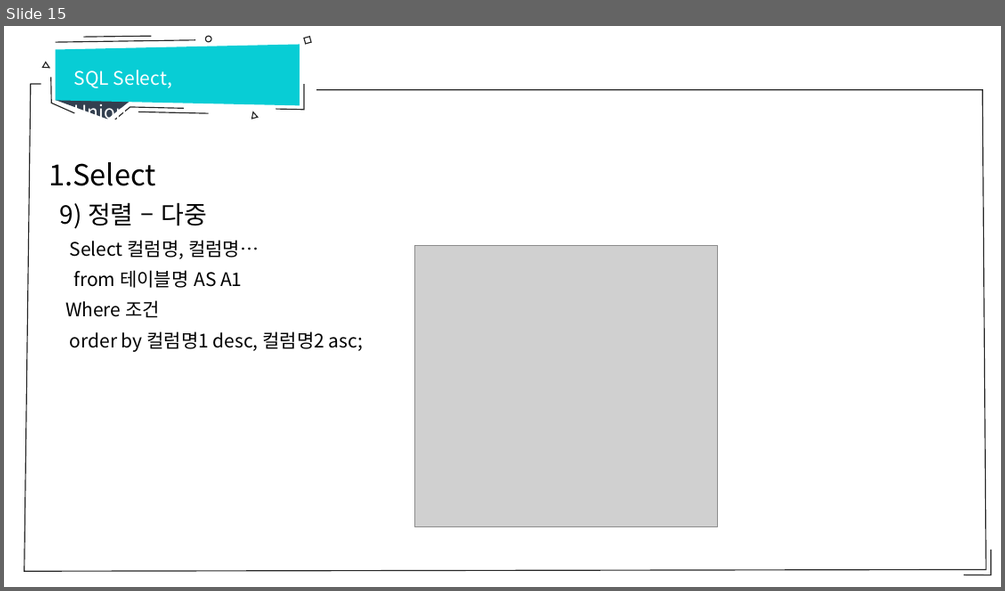
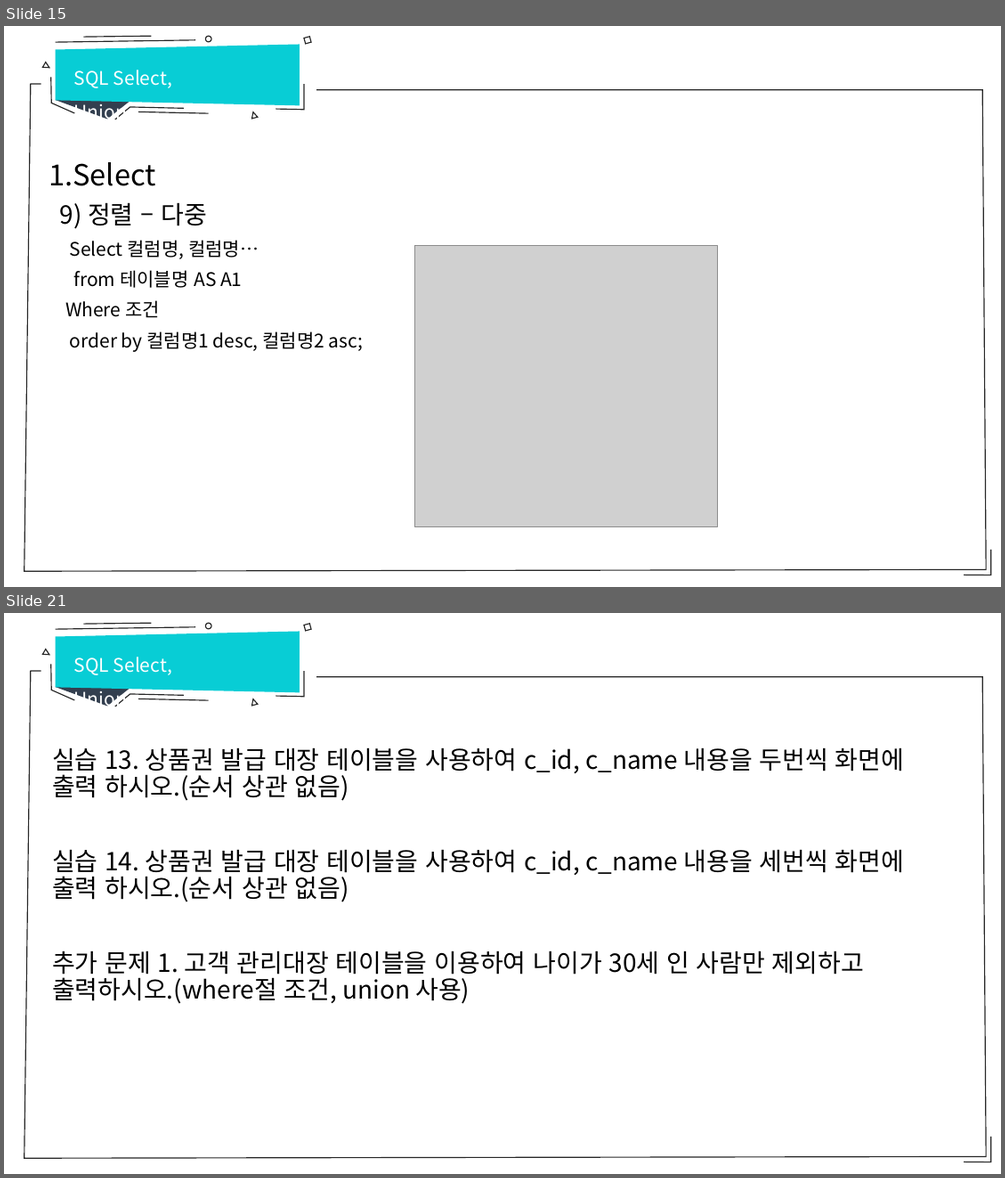
Before and after one commit to sumn-2020/lecture, a slide deck: database/6강 SQL Select Union.pptx. Shown one above the other, each under a label of ours: slide 15 before the commit, slides 15 and 21 after it; the slides between them are not shown. The pictures are 1005x591 and 1005x1178 pixels, drawn with LibreOffice and Linux fonts; fonts in the diff are those of the drawing; grey boxes stand for pictures. Boxes give left, top, right and bottom in pixels: in the first picture for what was removed or moved away, otherwise in the second. Text is boxed around its words. In the diff, an @@ line names an element or a change of style, - is before the commit and + after.

Commit message:
7강추가

```diff
--- a/database/6강 SQL Select Union.pptx
+++ b/database/6강 SQL Select Union.pptx
@@ slide 21 added at [4,613,1001,1174], background #FFFFFF; not listed: 14 template elements that a slide beside it also shows @@
@@ text added at [74,657,172,710], 18 pt, text #FFFFFF @@
+SQL Select, Union
@@ text added at [52,747,904,1004], 24 pt, text #000000 @@
+실습 13. 상품권 발급 대장 테이블을 사용하여 c_id, c_name 내용을 두번씩 화면에 출력 하시오.(순서 상관 없음)
+실습 14. 상품권 발급 대장 테이블을 사용하여 c_id, c_name 내용을 세번씩 화면에 출력 하시오.(순서 상관 없음)
+추가 문제 1. 고객 관리대장 테이블을 이용하여 나이가 30세 인 사람만 제외하고 출력하시오.(where절 조건, union 사용)
```
Also in this commit, not shown: 4 slides changed, 1 other slide added, 4 other files.
